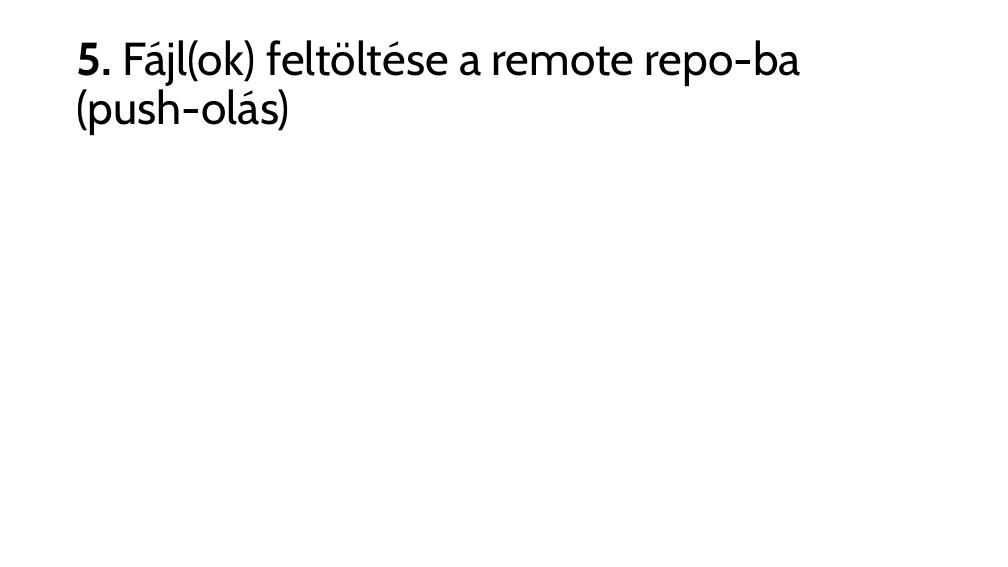
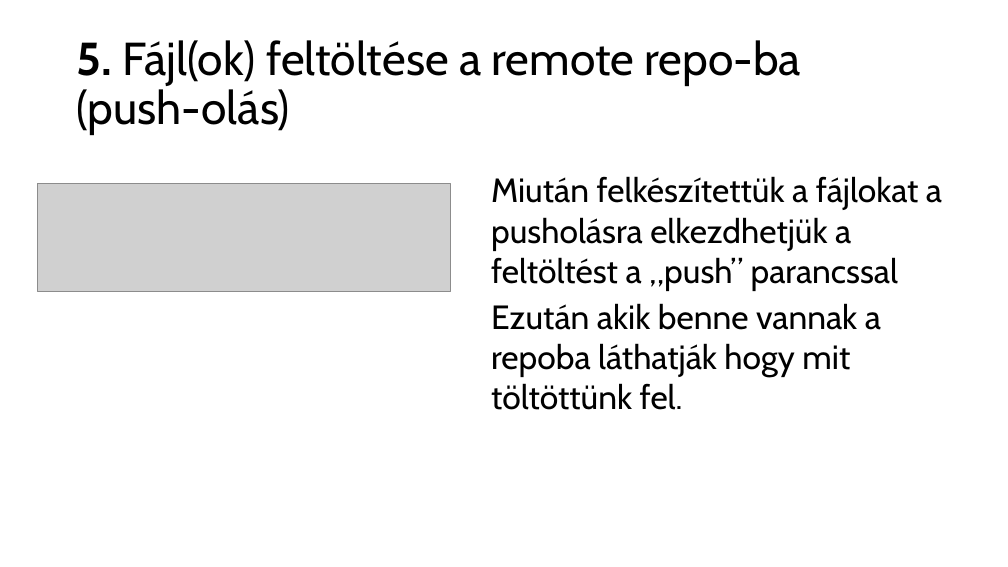
Before and after one commit to BognarBalint/Ikt_Projektmunka_2024-2025_Bogn-r_Roli_Kimi, a slide deck: slide 8 of Git_használat.pptx. Drawn at 1008x567 pixels with LibreOffice and Linux fonts; fonts in the diff are those of the drawing; grey boxes stand for pictures. Boxes give left, top, right and bottom in pixels: in the first picture for what was removed or moved away, otherwise in the second. Text is boxed around its words. In the diff, an @@ line names an element or a change of style, - is before the commit and + after.

Commit message:
4.0

```diff
--- a/Git_használat.pptx
+++ b/Git_használat.pptx
@@ text added at (x1=491, y1=176, x2=942, y2=410), 32 pt, text #000000 @@
+Miután felkészítettük a fájlokat a pusholásra elkezdhetjük a feltöltést a „push” parancssal
+Ezután akik benne vannak a repoba láthatják hogy mit töltöttünk fel.
@@ picture added at (x1=38, y1=184, x2=451, y2=292) @@
```
Also in this commit, not shown: 3 other slides changed.
